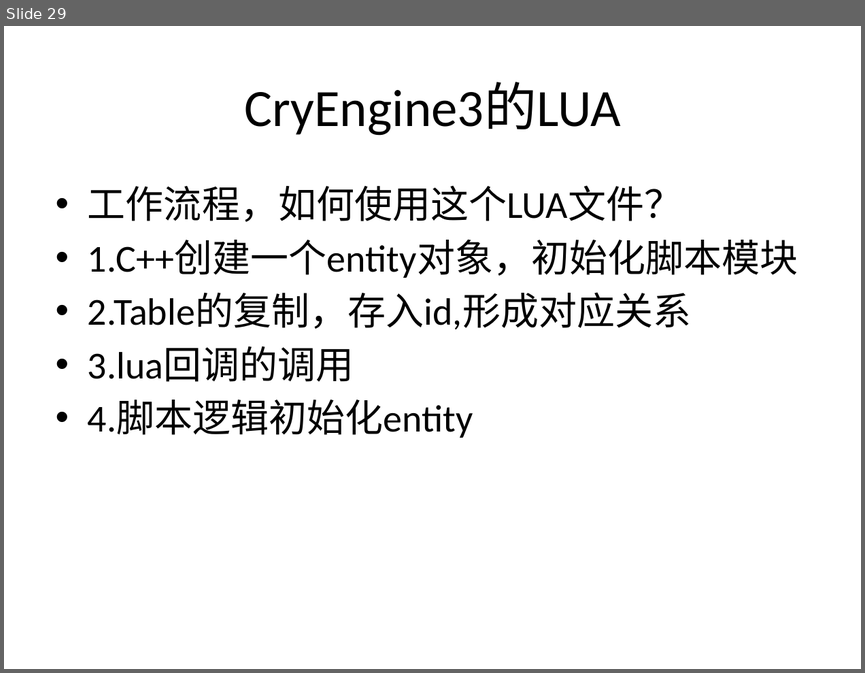
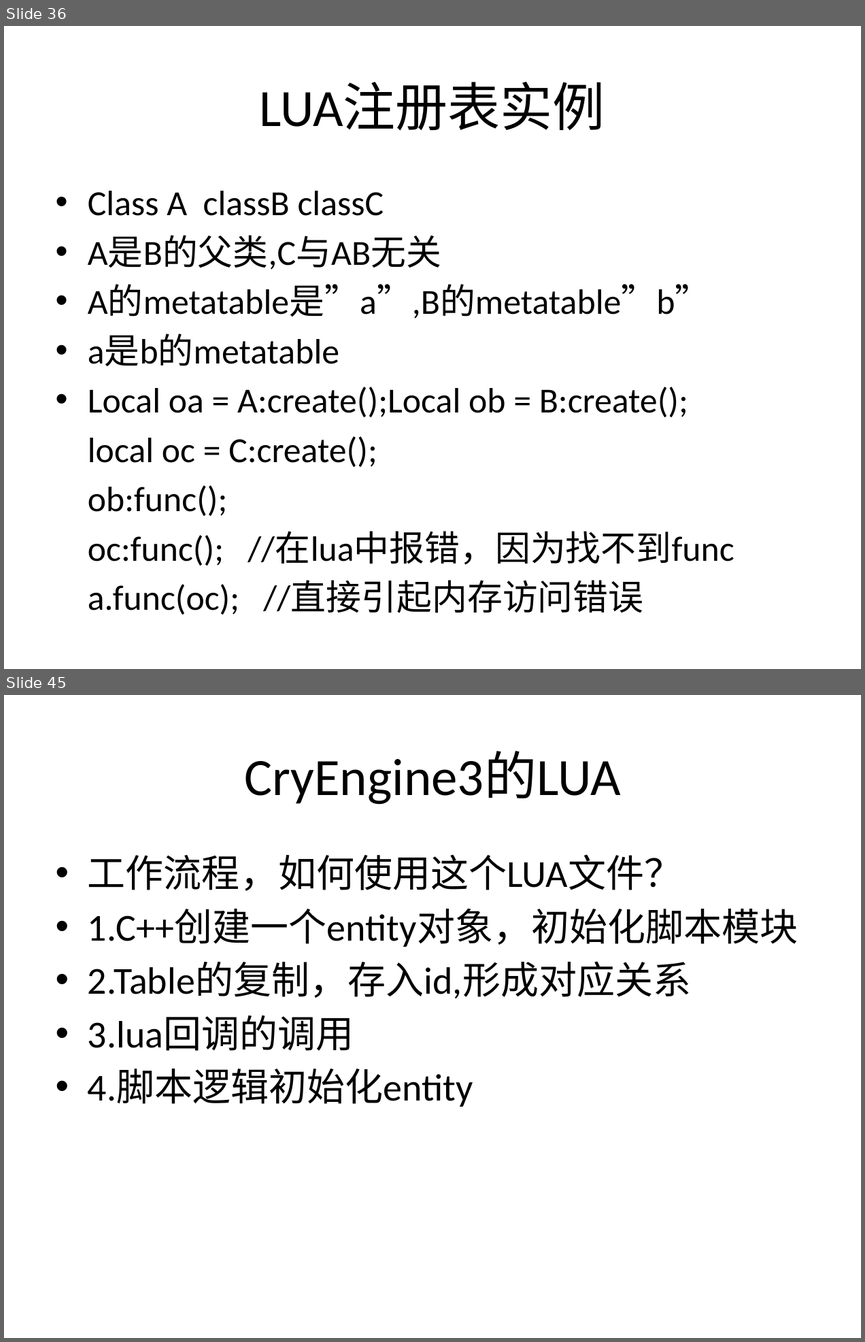
Before and after one commit to henryfung01/StreetFighter, a slide deck: lua1.pptx. Shown one above the other, each under a label of ours: slide 29 before the commit, slides 36 and 45 after it; the slides between them are not shown. The pictures are 865x673 and 865x1342 pixels, drawn with LibreOffice and Linux fonts; fonts in the diff are those of the drawing. Boxes give left, top, right and bottom in pixels: in the first picture for what was removed or moved away, otherwise in the second. Text is boxed around its words. In the diff, an @@ line names an element or a change of style, - is before the commit and + after.

```diff
--- a/lua1.pptx
+++ b/lua1.pptx
@@ slide 36 added at (4, 26, 861, 669), background #FFFFFF @@
@@ title added at (260, 82, 605, 131), 44 pt, text #000000 @@
+LUA注册表实例
@@ text added at (88, 191, 734, 614), 29.6 pt, text #000000 @@
+• Class A classB classC
+• A是B的父类,C与AB无关
+• A的metatable是”a”,B的metatable”b”
+• a是b的metatable
+• Local oa = A:create();Local ob = B:create();
+local oc = C:create();
+ob:func();
+oc:func(); //在lua中报错，因为找不到func
+a.func(oc); //直接引起内存访问错误
@@ what was slide 29 is now slide 45 @@
```
Also in this commit, not shown: 10 slides changed, 25 other slides added, 12 slides removed.
